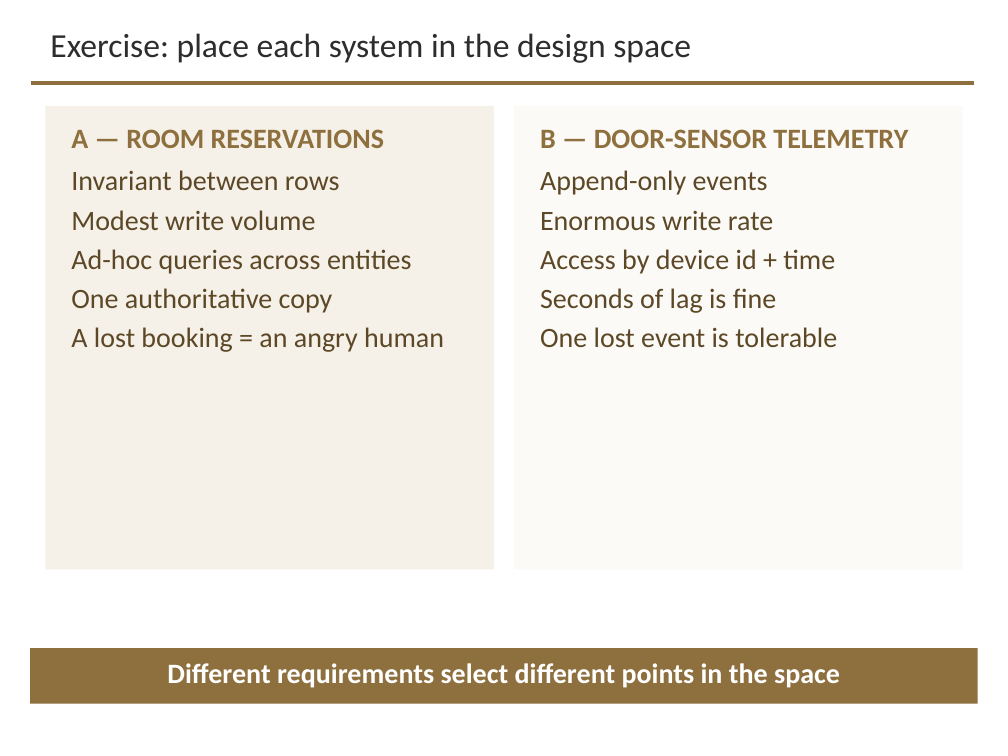
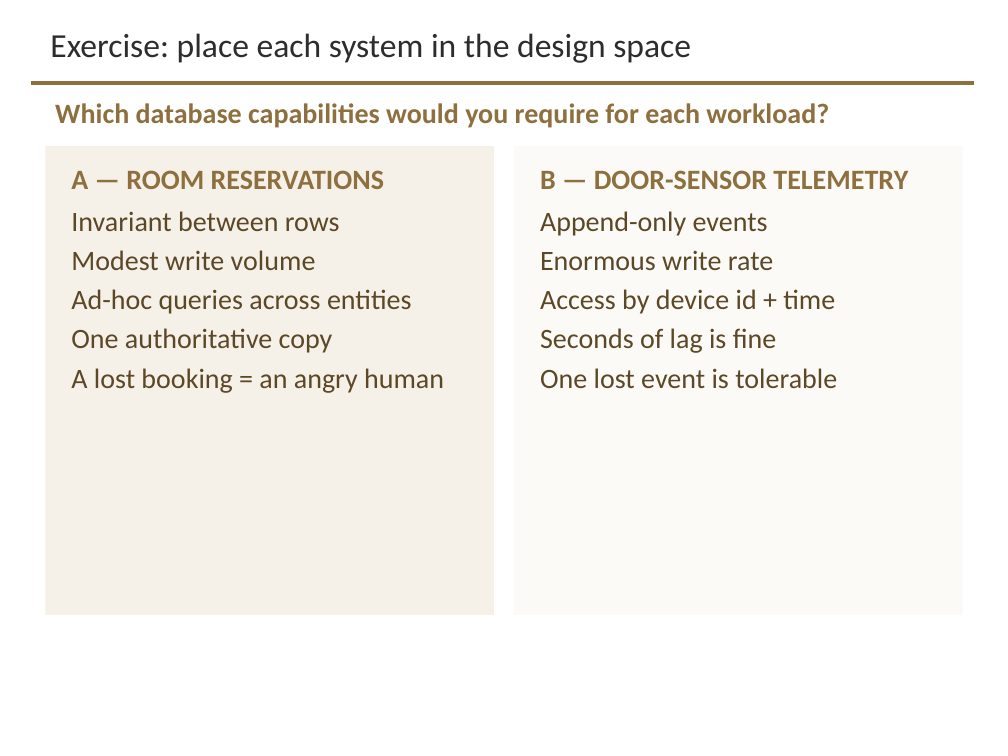
Before and after one commit to davisjam/model-based-agentic-software-engineering, a slide deck: slide 9 of course/lectures/act-3-software-in-the-world/02-compute-environments-and-data-management/3-2-Data-Management.pptx. Drawn at 1008x756 pixels with LibreOffice and Linux fonts; fonts in the diff are those of the drawing; background and template pictures are left out. Boxes give left, top, right and bottom in pixels: in the first picture for what was removed or moved away, otherwise in the second. Text is boxed around its words. In the diff, an @@ line names an element or a change of style, - is before the commit and + after.

```diff
--- a/course/lectures/act-3-software-in-the-world/02-compute-environments-and-data-management/3-2-Data-Management.pptx
+++ b/course/lectures/act-3-software-in-the-world/02-compute-environments-and-data-management/3-2-Data-Management.pptx
@@ text added at [55, 103, 829, 128], 20 pt, text #8E6F3E, bold @@
+Which database capabilities would you require for each workload?
@@ rectangle: place and size @@
-rectangle at [45, 106, 494, 570]
+rectangle at [45, 146, 494, 615]
@@ rectangle: place and size @@
-rectangle at [514, 106, 963, 570]
+rectangle at [514, 146, 963, 615]
@@ text "A — ROOM RESERVATIONS": place and size @@
-text "A — ROOM RESERVATIONS" at [71, 129, 444, 352]
+text "A — ROOM RESERVATIONS" at [71, 170, 444, 393]
@@ text "B — DOOR-SENSOR TELEMETRY": place and size @@
-text "B — DOOR-SENSOR TELEMETRY" at [540, 129, 908, 347]
+text "B — DOOR-SENSOR TELEMETRY" at [540, 170, 908, 388]
@@ rectangle removed at [30, 648, 978, 704] @@
@@ text removed at [167, 663, 840, 688] @@
-Different requirements select different points in the space
```
Also in this commit, not shown: 22 other slides changed.
